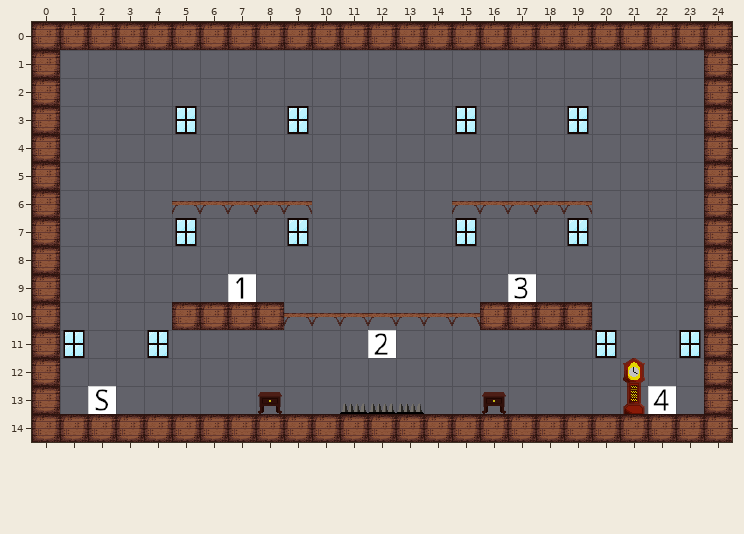
Tiled map: editor/LevelSpike.tmx. The first picture shows the starting point.
Cells are 32x32 px. Shown: x 0..24, y 0..14.
Once edited:
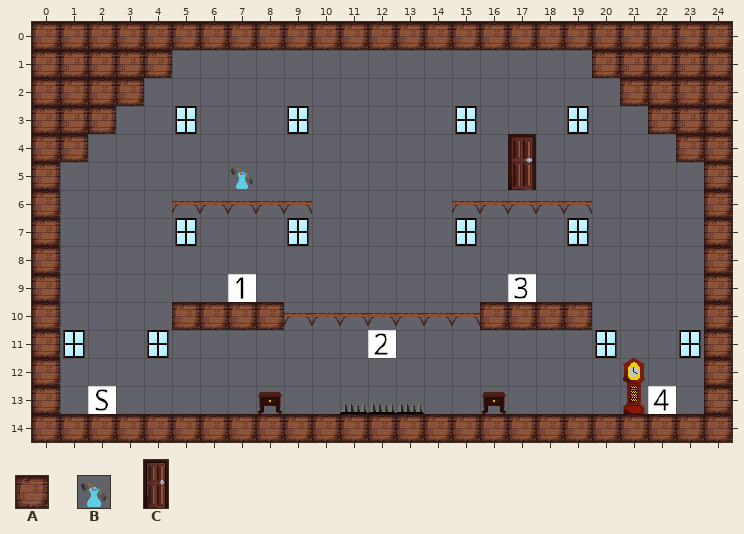
Key: from "Base": A 1 "block", B 21 "vase", C 23 "door".
_ is an empty cell.
Change:
Layer "Tile Layer 1":
y 1: x 1..4 ____ -> AAAA; x 20..23 ____ -> AAAA
y 2: x 1..3 ___ -> AAA; x 21..23 ___ -> AAA
y 3: x 1..2 __ -> AA; x 22..23 __ -> AA
y 4: x 1 _ -> A; x 23 _ -> A
y 5: x 7 _ -> B; x 17 _ -> C
Changed places in both pictures, as pixel boxes (x1, y1, x2, y2):
added: (60, 50, 172, 162)
added: (592, 50, 704, 162)
added: (508, 134, 536, 190)
added: (231, 168, 253, 189)
